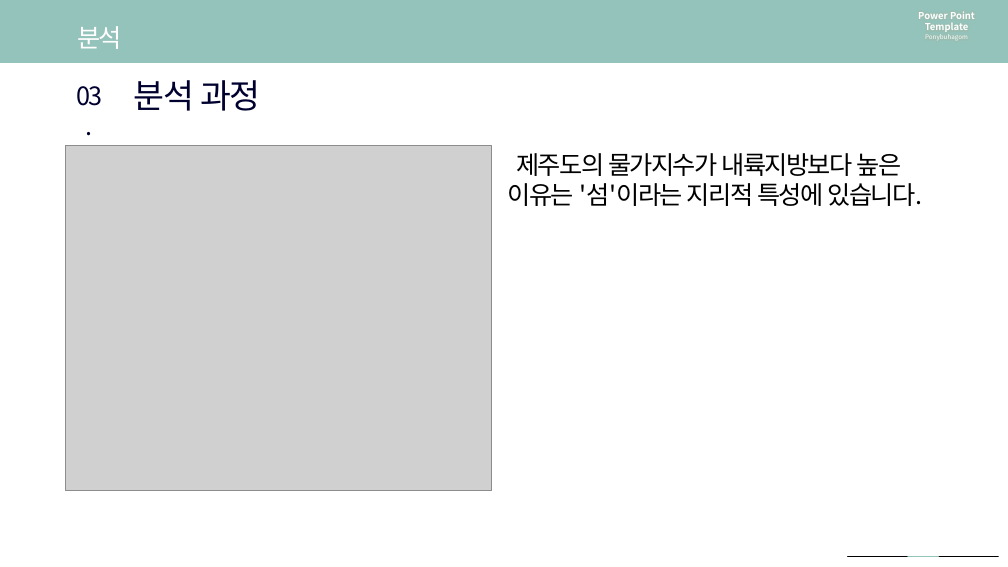
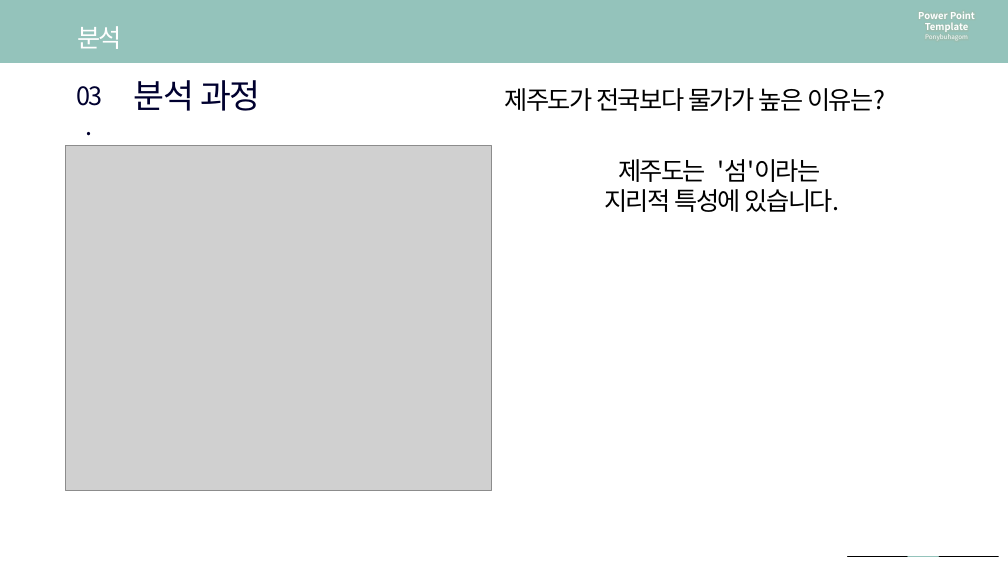
Before and after one commit to so-jeong0127/6-project, a slide deck: slide 16 of 6조 최종 PPT.pptx. Drawn at 1008x567 pixels with LibreOffice and Linux fonts; fonts in the diff are those of the drawing; grey boxes stand for pictures. Boxes give left, top, right and bottom in pixels: in the first picture for what was removed or moved away, otherwise in the second. Text is boxed around its words. In the diff, an @@ line names an element or a change of style, - is before the commit and + after.

```diff
--- a/6조 최종 PPT.pptx
+++ b/6조 최종 PPT.pptx
@@ text added at bbox=[504, 88, 885, 111], 24 pt, text #000000 @@
+제주도가 전국보다 물가가 높은 이유는?
@@ text at bbox=[604, 159, 840, 212]: text changed @@
-제주도의 물가지수가 내륙지방보다 높은
-이유는 '섬'이라는 지리적 특성에 있습니다.
+제주도는 '섬'이라는
+지리적 특성에 있습니다.
```
Also in this commit, not shown: 9 other slides changed, 4 slides added, 3 slides removed, 13 other files.
